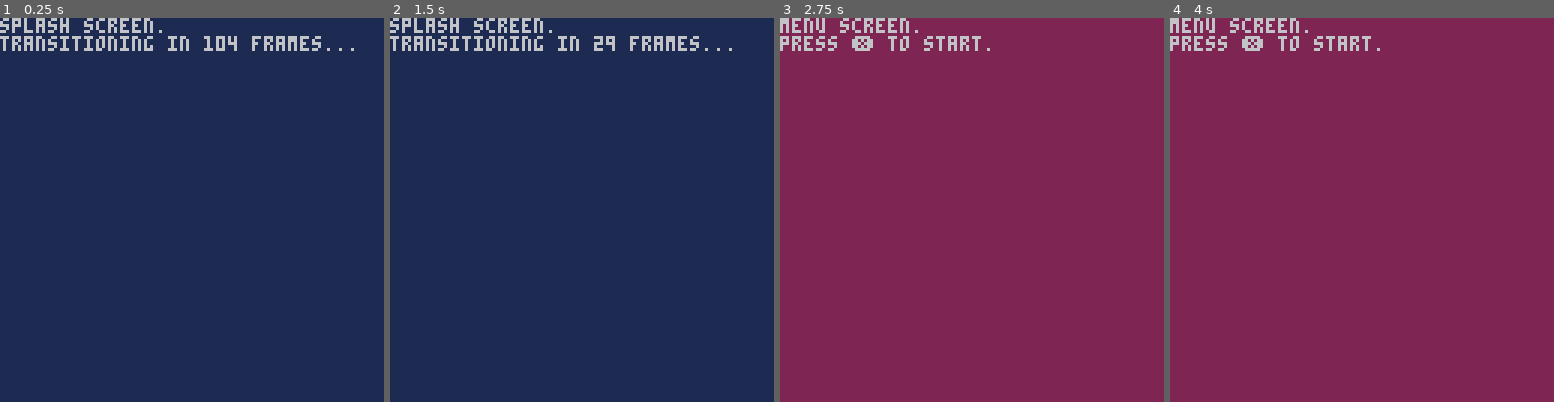
Above: before the commit, frames 1-4 (left to right).
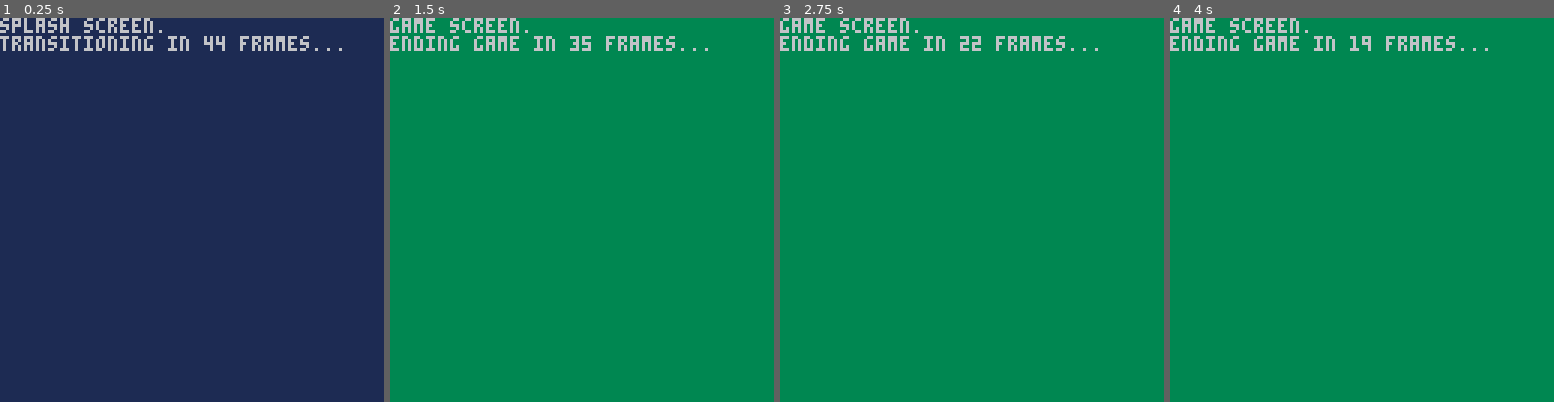
Above: after the commit, the same moments.

Repository: nucleartide/airship-prototype
Game: PICO-8 cartridge carts/game_state.p8
Two runs of this game, one before a commit and one after it. Both use one fixed random seed, a clock stepped at 60 frames per second and the inputs below.
Inputs:
- Up to frame 1 (0.25 s): no input
- Up to frame 2 (1.5 s): tap X (X key) at 0.33, 1.07 s; tap O (Z key) at 0.7 s
- Up to frame 3 (2.75 s): tap O (Z key) at 1.7, 2.1, 2.5 s; tap X (X key) at 1.85 s
- Up to frame 4 (4 s): tap O (Z key) at 2.9, 3.3, 3.7 s; tap X (X key) at 2.97 s

The runs differ from the first frame. In frame 1, 0.4% of the frame differs, in the area x 53-93%, y 4-9%; in frame 2, 99%; in frame 3, 99%; in frame 4, 99%, in the area x 0-100%, y 0-100%.

Commit message:
add rest of framework

Diff:
--- a/carts/game_state.p8
+++ b/carts/game_state.p8
@@ -2,17 +2,16 @@
 version 16
 __lua__
 function fsm(o)
-  local cur, inst
+  assert(o ~= nil and o[1] ~= nil, 'must init fsm.')
+  local cur, inst = o[1], o[1].init()
   local function transition(next) cur, inst = next, next.init() end
-  assert(o != nil and o.init != nil, 'must init fsm.')
-  transition(o.init)
-  function _update60() inst = cur.update(inst, transition) end
+  function _update60() cur.update(inst, transition) end
   function _draw() cur.draw(inst) end
 end
 
 function _init()
   fsm {
-    init = splash
+    splash
   }
 end
 
@@ -25,14 +24,13 @@
 function splash.init()
   return {
     t  = 0,
-    tt = 2 * 60,
+    tt = 1 * 60,
   }
 end
 
 function splash.update(s, transition_to)
   s.t += 1
   if s.t == s.tt then transition_to(menu) end
-  return s
 end
 
 function splash.draw(s)
@@ -48,14 +46,11 @@
 menu = {}
 
 function menu.init()
-  return {
-    foo   = "bar",
-    hello = "world",
-  }
+  return {}
 end
 
-function menu.update(m)
-  return m
+function menu.update(m, transition)
+  if btn(5) then transition(game) end
 end
 
 function menu.draw(m)
@@ -65,14 +60,45 @@
 end
 
 --
---
+-- game state.
 --
 
--- todo: game end
---   high score
---   game over
---   win
---   lose
--- option to reset and play again
--- leads to menu
--- each state should have its own state
+game = {}
+
+function game.init()
+  return {
+    t  = 0,
+    tt = 1 * 60,
+  }
+end
+
+function game.update(g, transition)
+  g.t += 1
+  if g.t == g.tt then transition(game_over) end
+end
+
+function game.draw(g)
+  cls(3)
+  print('game screen.')
+  print('ending game in ' .. g.tt-g.t .. ' frames...')
+end
+
+--
+-- game over state.
+--
+
+game_over = {}
+
+function game_over.init()
+  return {}
+end
+
+function game_over.update(g, transition)
+  if btn(4) then transition(game) end
+end
+
+function game_over.draw(g)
+  cls(4)
+  print('game over. :(')
+  print('press 🅾️ to reset.')
+end
Not shown, changed: Makefile
